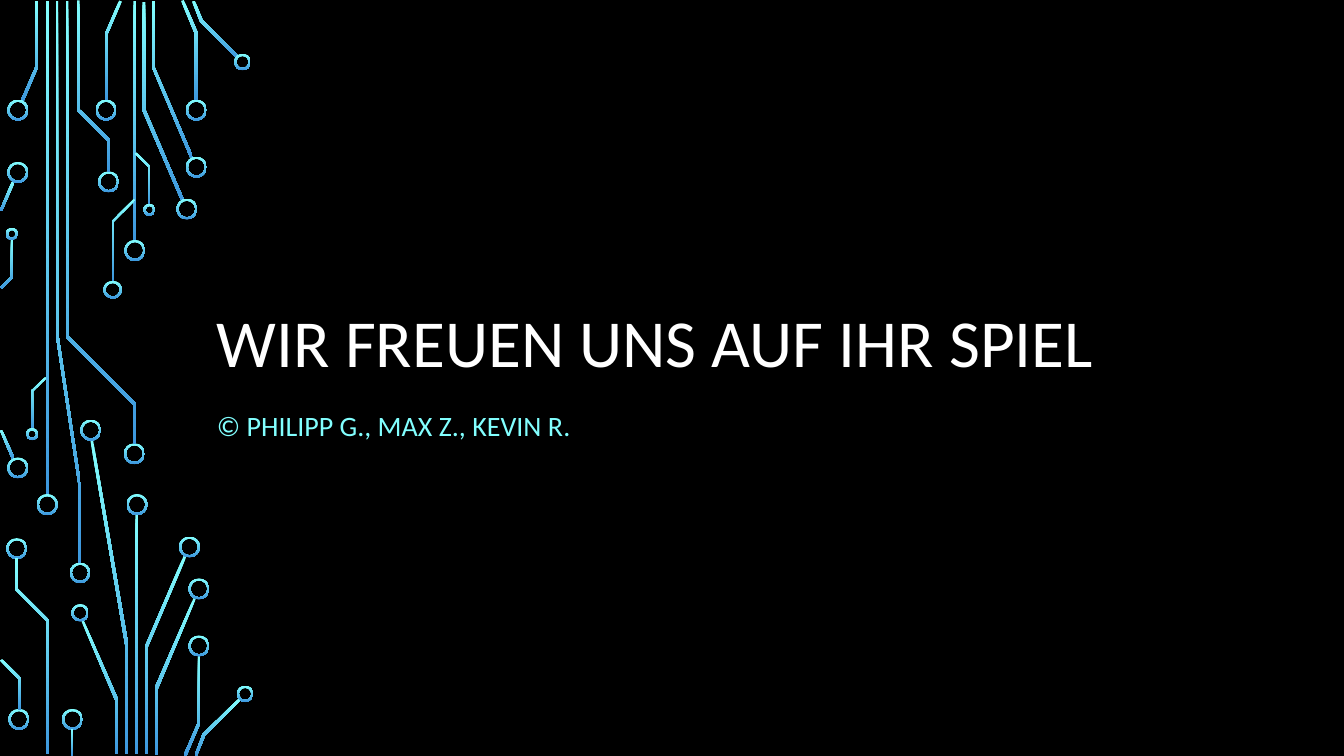
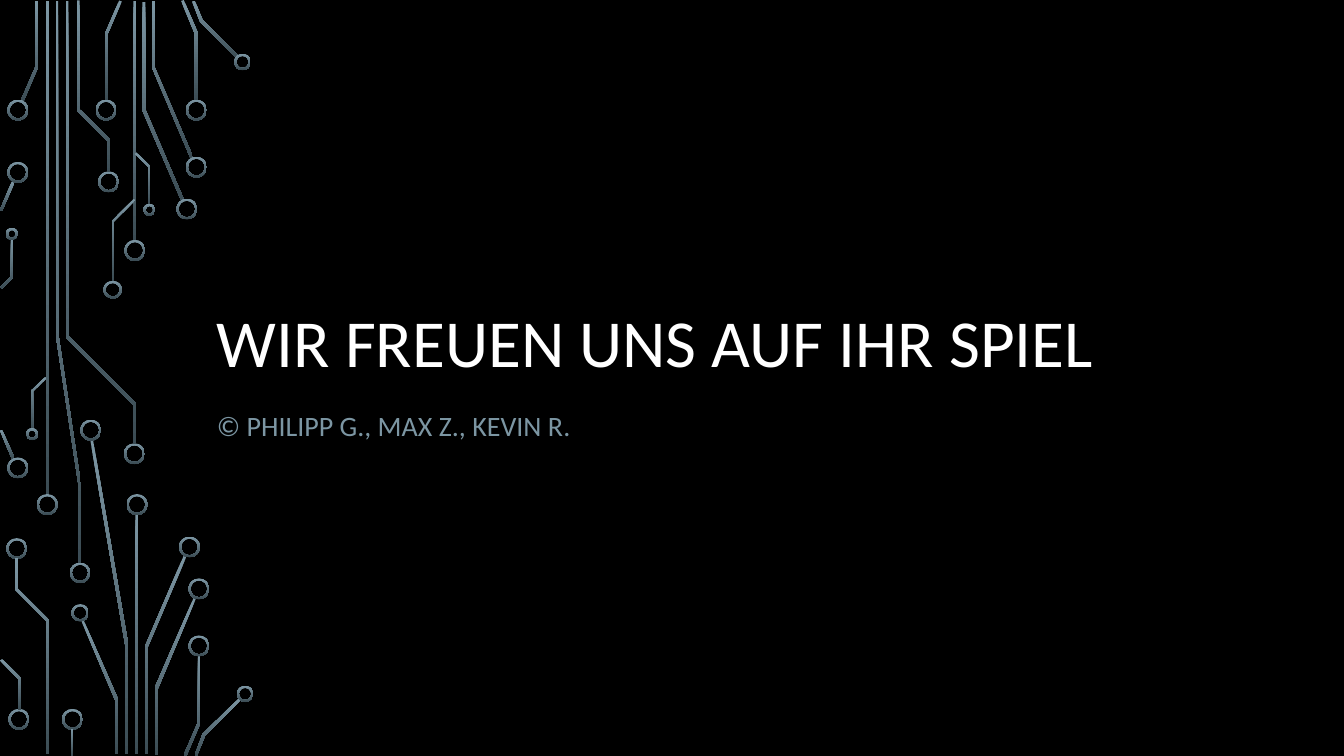
Before and after one commit to wsdt/TicTacToe, a slide deck: slide 9 of TicTacToe.pptx (slide 6 before the commit). Drawn at 1344x756 pixels with LibreOffice and Linux fonts; fonts in the diff are those of the drawing; background and template pictures are left out. Boxes give left, top, right and bottom in pixels: in the first picture for what was removed or moved away, otherwise in the second. Text is boxed around its words. In the diff, an @@ line names an element or a change of style, - is before the commit and + after.

```diff
--- a/TicTacToe.pptx
+++ b/TicTacToe.pptx
@@ fill gradient #82FFFF to #3D97DE to gradient #7C96A3 to #3B4C54 in 54 elements at bbox=[124, 240, 145, 261], bbox=[124, 444, 145, 465], bbox=[45, 1, 48, 495], bbox=[36, 494, 57, 515], bbox=[21, 1, 38, 101], bbox=[142, 2, 184, 201], bbox=[176, 199, 198, 220], bbox=[152, 1, 194, 158], bbox=[181, 0, 199, 101], bbox=[186, 156, 207, 177], bbox=[186, 100, 207, 121], bbox=[193, 1, 239, 58], bbox=[234, 53, 252, 70], bbox=[105, 1, 122, 101], bbox=[96, 100, 117, 121], bbox=[98, 171, 119, 193], bbox=[82, 620, 119, 754], bbox=[72, 604, 89, 621], bbox=[7, 100, 28, 121], bbox=[0, 430, 15, 459], bbox=[7, 458, 28, 479], bbox=[0, 181, 15, 212], bbox=[7, 162, 28, 184], bbox=[77, 1, 111, 172], bbox=[6, 538, 27, 560], bbox=[15, 558, 48, 753], bbox=[62, 709, 83, 730], bbox=[71, 729, 74, 756], bbox=[8, 709, 29, 730], bbox=[0, 659, 21, 711], bbox=[112, 199, 135, 282], bbox=[104, 281, 122, 299], bbox=[66, 1, 136, 445], bbox=[135, 152, 151, 205], bbox=[143, 204, 155, 216], bbox=[31, 377, 47, 430], bbox=[26, 429, 38, 441], bbox=[1, 239, 13, 288], bbox=[6, 228, 18, 240], bbox=[135, 514, 138, 755], bbox=[145, 556, 187, 754], bbox=[127, 494, 148, 515], bbox=[91, 440, 129, 755], bbox=[81, 419, 102, 441], bbox=[179, 536, 201, 558], bbox=[155, 598, 197, 755], bbox=[184, 655, 201, 756], bbox=[189, 579, 210, 600], bbox=[189, 635, 210, 656], bbox=[195, 698, 241, 756], bbox=[237, 686, 254, 702], bbox=[55, 1, 82, 564], bbox=[70, 563, 90, 583], bbox=[133, 1, 136, 242] @@
@@ subtitle "© PHILIPP G., MAX Z., ..." at bbox=[247, 418, 570, 440]: text colour #82FFFF to #7C96A3 @@
```
Also in this commit, not shown: 5 other slides changed, 3 slides added.
